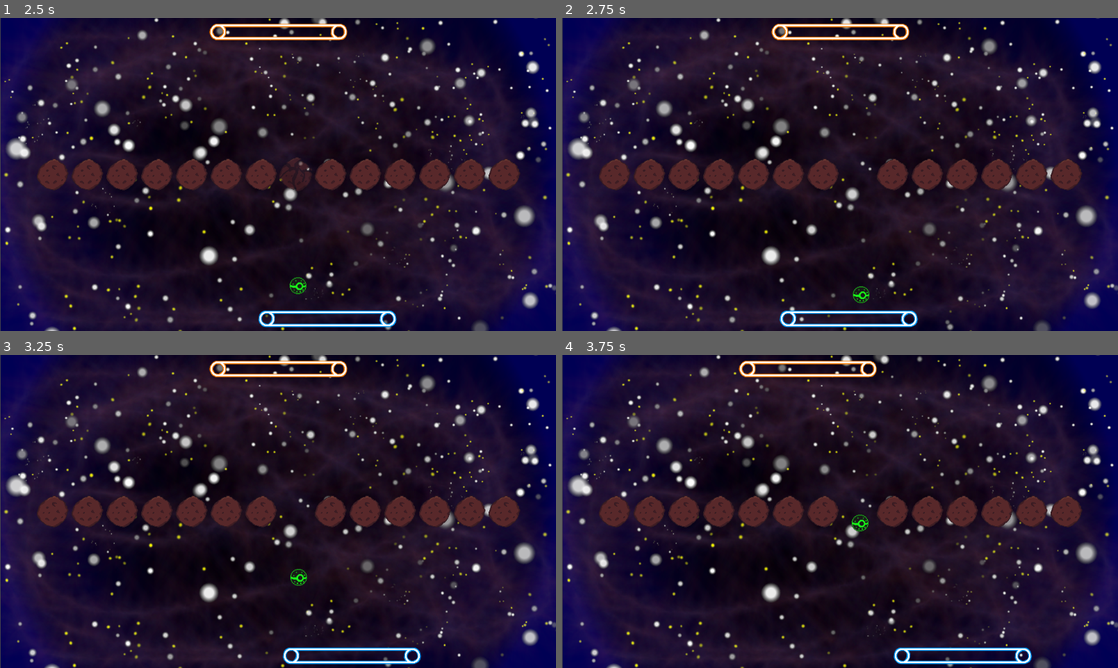
Above: before the commit, frames 1-4 (two rows, left to right).
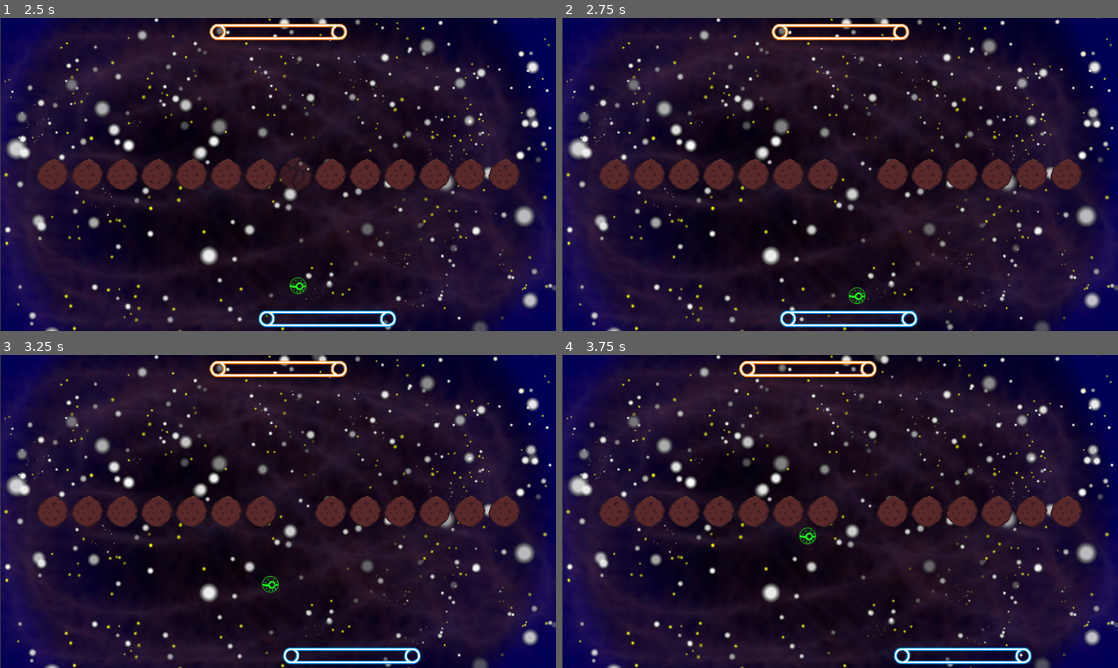
Above: after the commit, the same moments.

Repository: lswgamer/VOSES-Multiplayer
Game: Godot game, scene res://Scenes/MainMenu.tscn
Same seed, same stepped clock (60 frames per second), same inputs: the game is played once before the commit and once after it.
Inputs (mouse positions are in pixels of both pictures, inside the frame that each line leads up to):
- Up to frame 1 (2.5 s): click (278, 174) at 0.5 s; hold Right (lower_right) 1.28-2.03 s; hold Left (lower_left) from 2.03 s (still down)
- Up to frame 2 (2.75 s): keep holding Left (lower_left)
- Up to frame 3 (3.25 s): release Left (lower_left) at 2.78 s; hold Right (lower_right) from 2.78 s (still down)
- Up to frame 4 (3.75 s): release Right (lower_right) at 3.53 s; hold A (upper_left) from 3.53 s (still down)

Frame 1 is identical in both runs. In frame 2, 0.1% of the frame differs, in the area x 51-56%, y 85-92%; in frame 3, 0.2%; in frame 4, 0.2%, in the area x 42-56%, y 50-61%.

Commit message:
Add Horizontal Velocity to ball based on input

Diff:
--- a/Breakout/Scenes/Level.tscn
+++ b/Breakout/Scenes/Level.tscn
@@ -17,16 +17,6 @@
 "name": "bg-0",
 "speed": 5.0
 }, {
-"frames": [ ExtResource( 9 ) ],
-"loop": true,
-"name": "bg-4",
-"speed": 5.0
-}, {
-"frames": [ ExtResource( 6 ) ],
-"loop": true,
-"name": "bg-5",
-"speed": 5.0
-}, {
 "frames": [ ExtResource( 8 ) ],
 "loop": true,
 "name": "bg-1",
@@ -40,6 +30,16 @@
 "frames": [ ExtResource( 2 ) ],
 "loop": true,
 "name": "bg-3",
+"speed": 5.0
+}, {
+"frames": [ ExtResource( 9 ) ],
+"loop": true,
+"name": "bg-4",
+"speed": 5.0
+}, {
+"frames": [ ExtResource( 6 ) ],
+"loop": true,
+"name": "bg-5",
 "speed": 5.0
 } ]
 
--- a/Breakout/Scripts/Ball.gd
+++ b/Breakout/Scripts/Ball.gd
@@ -16,13 +16,25 @@
 	position += velocity * delta
 
 func _on_Node2D_area_entered(area):
-	if (area.name == "Lower_Bar") or (area.name == "Upper_Bar"):
-		velocity.y = -velocity.y
-		#Alternativamente velocity.x += etc
-		velocity.x =  self.get_global_transform().origin.x - area.get_global_transform().origin.x
-	if (area.name == "Left_Wall") or (area.name == "Right_Wall"):
+	if (area.name == "Lower_Bar"):
+		bar_reflect(area)
+		if (Input.is_action_pressed("lower_left")):
+			velocity.x -= 100
+		elif (Input.is_action_pressed("lower_right")):
+			velocity.x += 100
+	elif (area.name == "Upper_Bar"):
+		bar_reflect(area)
+		if (Input.is_action_pressed("upper_left")):
+			velocity.x -= 100
+		elif (Input.is_action_pressed("upper_right")):
+			velocity.x += 100
+	elif (area.name == "Left_Wall") or (area.name == "Right_Wall"):
 		velocity.x = -velocity.x
 
 
 func _on_VisibilityNotifier2D_screen_exited():
 	emit_signal("ballDead")
+
+func bar_reflect(area):
+	velocity.y = -velocity.y
+	velocity.x =  self.get_global_transform().origin.x - area.get_global_transform().origin.x
